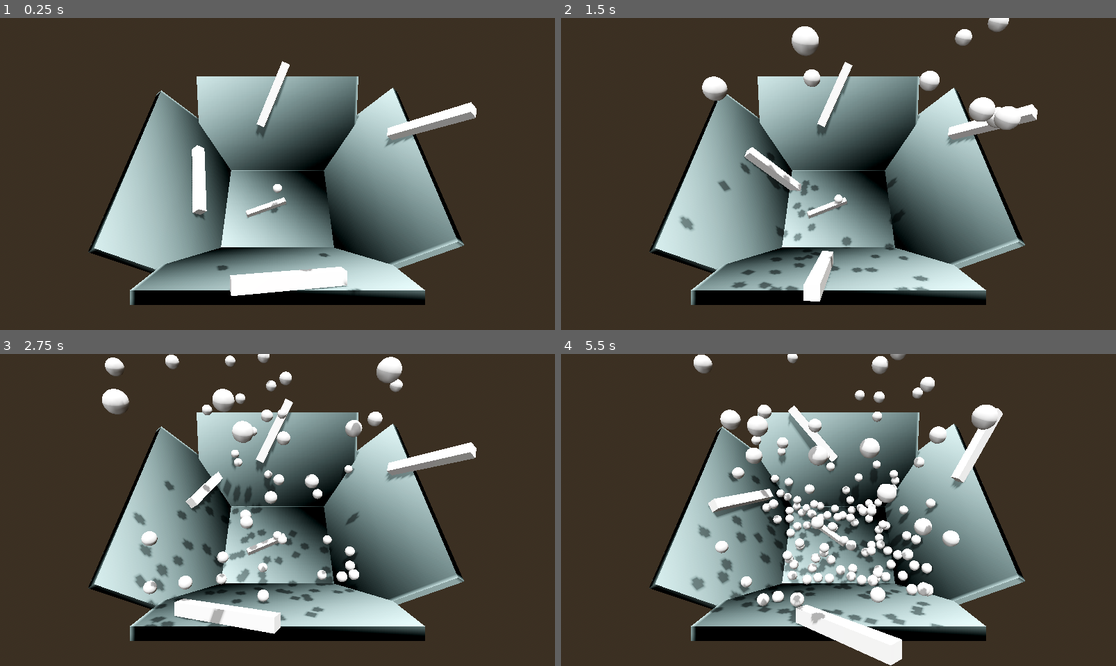
Above: before the commit, frames 1-4 (two rows, left to right).
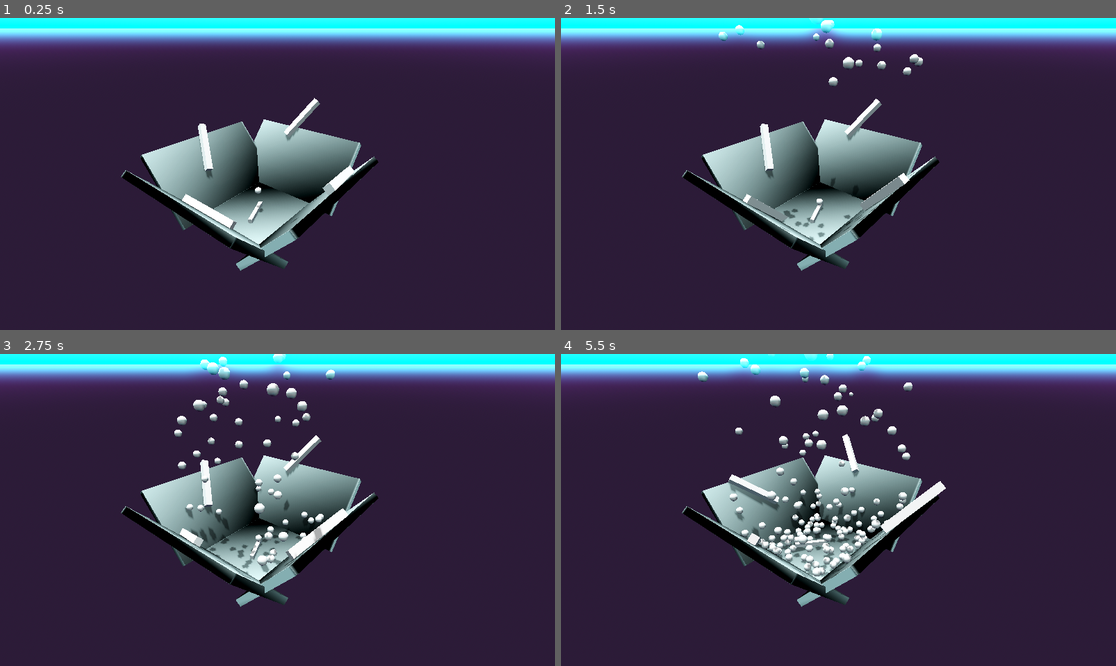
Above: after the commit, the same moments.

Repository: ColtonPhillips/geome
Game: Godot game, scene res://world/physics_world.tscn
Same seed, same stepped clock (60 frames per second), same inputs: the game is played once before the commit and once after it.
Inputs:
- Up to frame 1 (0.25 s): no input
- Up to frame 2 (1.5 s): no input
- Up to frame 3 (2.75 s): no input
- Up to frame 4 (5.5 s): no input

The runs differ from the first frame. In frame 1, 53% of the frame differs, in the area x 0-100%, y 0-92%; in frame 2, 54%; in frame 3, 54%; in frame 4, 55%, in the area x 0-100%, y 0-100%.

Commit message:
beautify physicsworld

Diff:
--- a/world/physics_world.tscn
+++ b/world/physics_world.tscn
@@ -5,9 +5,13 @@
 [ext_resource type="PackedScene" uid="uid://dowwkux4r1tgy" path="res://scene/blender_paddle.tscn" id="3_xawxm"]
 
 [sub_resource type="ProceduralSkyMaterial" id="ProceduralSkyMaterial_mqrlw"]
-sky_horizon_color = Color(0.64625, 0.65575, 0.67075, 1)
+sky_top_color = Color(0.2886, 0.750862, 0.905352, 1)
+sky_horizon_color = Color(3.85046e-06, 0.731508, 0.857058, 1)
 sky_energy_multiplier = 4.2
-ground_horizon_color = Color(0.64625, 0.65575, 0.67075, 1)
+ground_bottom_color = Color(0.158333, 0.114, 0.19, 1)
+ground_horizon_color = Color(0.448008, 0.21578, 0.579041, 1)
+sun_angle_max = 184.29
+sun_curve = 0.00937499
 
 [sub_resource type="Sky" id="Sky_5iwfm"]
 sky_material = SubResource("ProceduralSkyMaterial_mqrlw")
@@ -49,8 +53,8 @@
 shadow_enabled = true
 
 [node name="Camera3D" type="Camera3D" parent="."]
-transform = Transform3D(1, 0, 0, 0, 0.642788, 0.766044, 0, -0.766044, 0.642788, 0, 30, 20)
-fov = 55.0
+transform = Transform3D(0.622517, 0.372879, -0.688066, 0, 0.879197, 0.476458, 0.782607, -0.296603, 0.547315, -25.0745, 25.1634, 23.6816)
+fov = 60.4
 
 [node name="PopcornBall" parent="." instance=ExtResource("1_cgphj")]
 transform = Transform3D(1, 0, 0, 0, 1, 0, 0, 0, 1, 0, 4.00315, 0)
